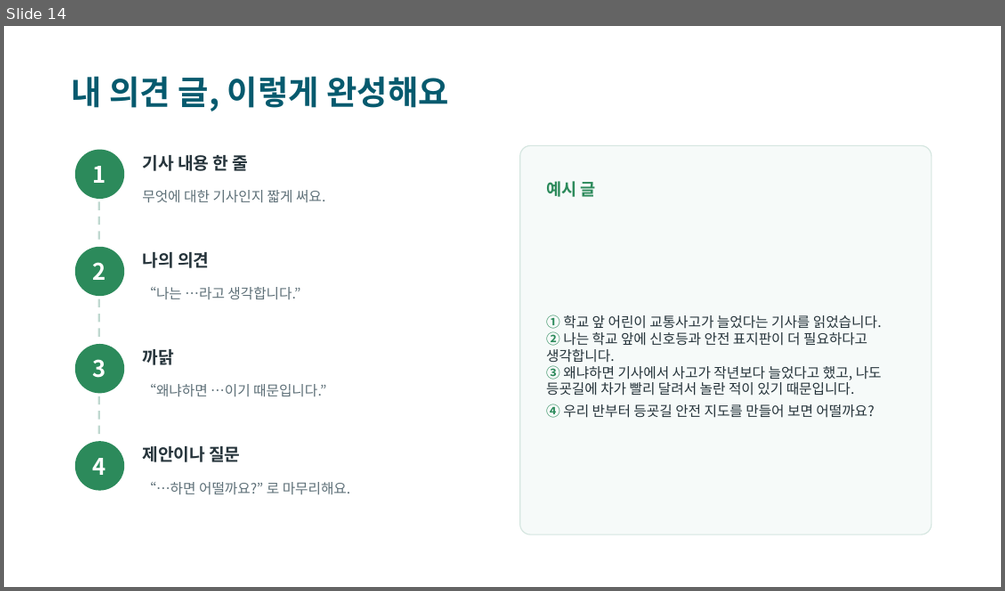
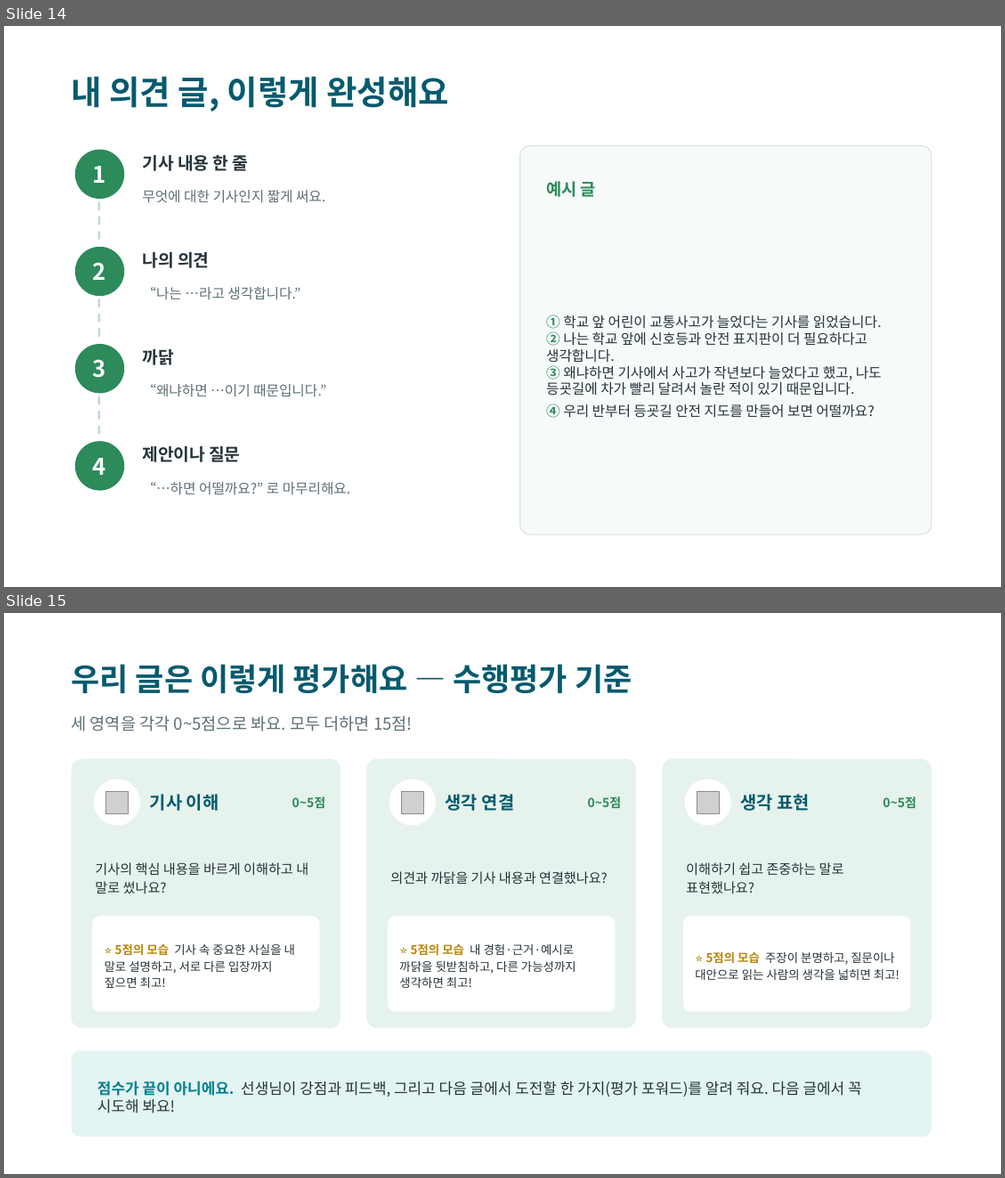
Before and after one commit to gomgomeet/newscomment-ai, a slide deck: output/신문기사-댓글달기-의견쓰기-학생수업-PPT.pptx. Shown one above the other, each under a label of ours: slide 14 before the commit, slides 14 and 15 after it. The pictures are 1005x591 and 1005x1178 pixels, drawn with LibreOffice and Linux fonts; fonts in the diff are those of the drawing; grey boxes stand for pictures. Boxes give left, top, right and bottom in pixels: in the first picture for what was removed or moved away, otherwise in the second. Text is boxed around its words. In the diff, an @@ line names an element or a change of style, - is before the commit and + after.

```diff
--- a/output/신문기사-댓글달기-의견쓰기-학생수업-PPT.pptx
+++ b/output/신문기사-댓글달기-의견쓰기-학생수업-PPT.pptx
@@ slide 15 added at (x1=4, y1=613, x2=1001, y2=1174), background #FFFFFF @@
@@ text added at (x1=72, y1=664, x2=631, y2=693), 30 pt, text #065A6E, bold @@
+우리 글은 이렇게 평가해요 — 수행평가 기준
@@ text added at (x1=72, y1=715, x2=413, y2=731), 16 pt, text #5E7078 @@
+세 영역을 각각 0~5점으로 봐요. 모두 더하면 15점!
@@ rounded rectangle added at (x1=72, y1=759, x2=340, y2=1028), fill #E6F3EC @@
@@ rounded rectangle added at (x1=367, y1=759, x2=636, y2=1028), fill #E6F3EC @@
@@ rounded rectangle added at (x1=662, y1=759, x2=931, y2=1028), fill #E6F3EC @@
@@ ellipse added at (x1=94, y1=779, x2=140, y2=826), fill #FFFFFF @@
@@ picture added at (x1=105, y1=791, x2=128, y2=813) @@
@@ text added at (x1=150, y1=794, x2=219, y2=811), 17 pt, text #065A6E, bold @@
+기사 이해
@@ text added at (x1=292, y1=796, x2=326, y2=808), 12 pt, text #2C8A5B, bold @@
+0~5점
@@ ellipse added at (x1=389, y1=779, x2=436, y2=826), fill #FFFFFF @@
@@ picture added at (x1=401, y1=791, x2=423, y2=813) @@
@@ text added at (x1=445, y1=794, x2=515, y2=811), 17 pt, text #065A6E, bold @@
+생각 연결
@@ text added at (x1=588, y1=796, x2=622, y2=808), 12 pt, text #2C8A5B, bold @@
+0~5점
@@ ellipse added at (x1=685, y1=779, x2=731, y2=826), fill #FFFFFF @@
@@ picture added at (x1=696, y1=791, x2=719, y2=813) @@
@@ text added at (x1=741, y1=794, x2=810, y2=811), 17 pt, text #065A6E, bold @@
+생각 표현
@@ text added at (x1=882, y1=796, x2=916, y2=808), 12 pt, text #2C8A5B, bold @@
+0~5점
@@ text added at (x1=95, y1=862, x2=308, y2=893), 13 pt, text #26343B @@
+기사의 핵심 내용을 바르게 이해하고 내 말로 썼나요?
@@ text added at (x1=390, y1=871, x2=607, y2=884), 13 pt, text #26343B @@
+의견과 까닭을 기사 내용과 연결했나요?
@@ text added at (x1=686, y1=862, x2=844, y2=893), 13 pt, text #26343B @@
+이해하기 쉽고 존중하는 말로 표현했나요?
@@ rounded rectangle added at (x1=92, y1=916, x2=320, y2=1012), fill #FFFFFF @@
@@ rounded rectangle added at (x1=388, y1=916, x2=615, y2=1012), fill #FFFFFF @@
@@ rounded rectangle added at (x1=683, y1=916, x2=910, y2=1012), fill #FFFFFF @@
@@ text added at (x1=105, y1=944, x2=295, y2=988), 11.5 pt, text #26343B @@
+⭐ 5점의 모습 기사 속 중요한 사실을 내 말로 설명하고, 서로 다른 입장까지 짚으면 최고!
@@ text added at (x1=399, y1=944, x2=576, y2=988), 11.5 pt, text #26343B @@
+⭐ 5점의 모습 내 경험·근거·예시로 까닭을 뒷받침하고, 다른 가능성까지 생각하면 최고!
@@ text added at (x1=695, y1=952, x2=899, y2=980), 11.5 pt, text #26343B @@
+⭐ 5점의 모습 주장이 분명하고, 질문이나 대안으로 읽는 사람의 생각을 넓히면 최고!
@@ rounded rectangle added at (x1=72, y1=1051, x2=931, y2=1136), fill #E3F4F2 @@
@@ text added at (x1=97, y1=1080, x2=862, y2=1113), 14.5 pt, text #26343B @@
+점수가 끝이 아니에요. 선생님이 강점과 피드백, 그리고 다음 글에서 도전할 한 가지(평가 포워드)를 알려 줘요. 다음 글에서 꼭 시도해 봐요!
```
Also in this commit, not shown: 2 slides changed, 1 other file.
